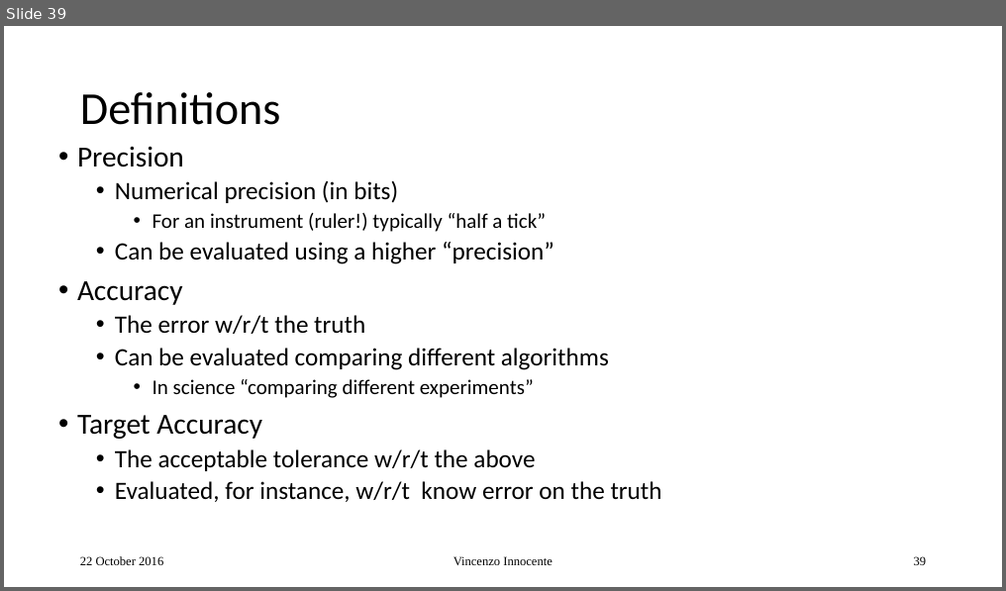
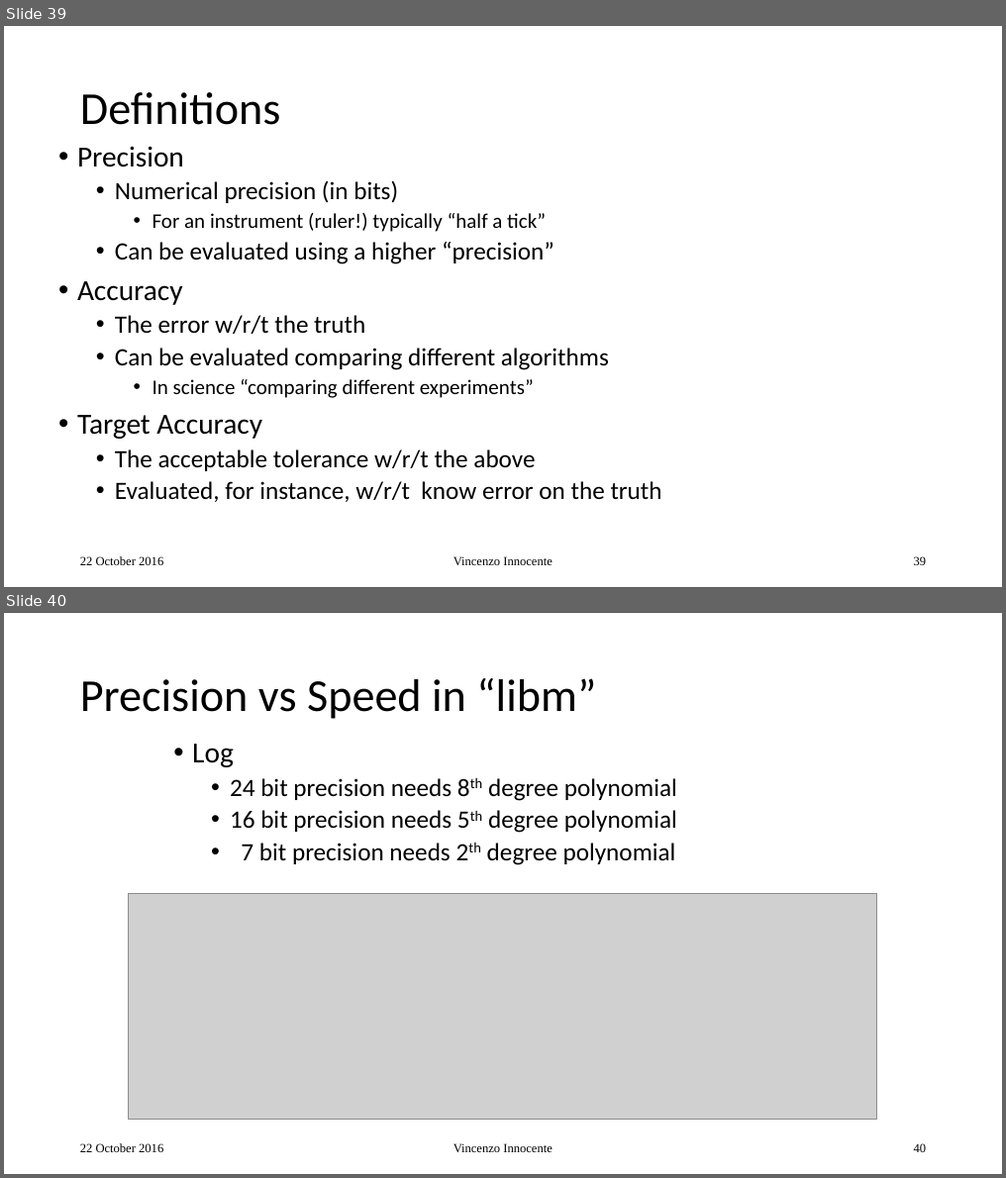
Before and after one commit to VinInn/FPCourse, a slide deck: Slides/FPforScientist.pptx. Shown one above the other, each under a label of ours: slide 39 before the commit, slides 39 and 40 after it. The pictures are 1006x591 and 1006x1178 pixels, drawn with LibreOffice and Linux fonts; fonts in the diff are those of the drawing; grey boxes stand for pictures. Boxes give left, top, right and bottom in pixels: in the first picture for what was removed or moved away, otherwise in the second. Text is boxed around its words. In the diff, an @@ line names an element or a change of style, - is before the commit and + after.

Commit message:
add speed

```diff
--- a/Slides/FPforScientist.pptx
+++ b/Slides/FPforScientist.pptx
@@ slide 40 added at bbox=[4, 613, 1002, 1174], background #FFFFFF @@
@@ title added at bbox=[80, 678, 596, 719], 44 pt, text #000000 @@
+Precision vs Speed in “libm”
@@ text added at bbox=[192, 744, 677, 865], 24 pt, text #000000 @@
+• Log
+  • 24 bit precision needs 8th degree polynomial
+  • 16 bit precision needs 5th degree polynomial
+  • 7 bit precision needs 2th degree polynomial
@@ picture added at bbox=[129, 894, 877, 1120] @@
@@ text added at bbox=[80, 1144, 163, 1153], 12 pt, text #000000 @@
+22 October 2016
@@ text added at bbox=[453, 1144, 552, 1153], 12 pt, text #000000 @@
+Vincenzo Innocente
@@ page number added at bbox=[914, 1144, 927, 1153], 12 pt, text #000000 @@
+40
```
Also in this commit, not shown: 5 other slides added.
